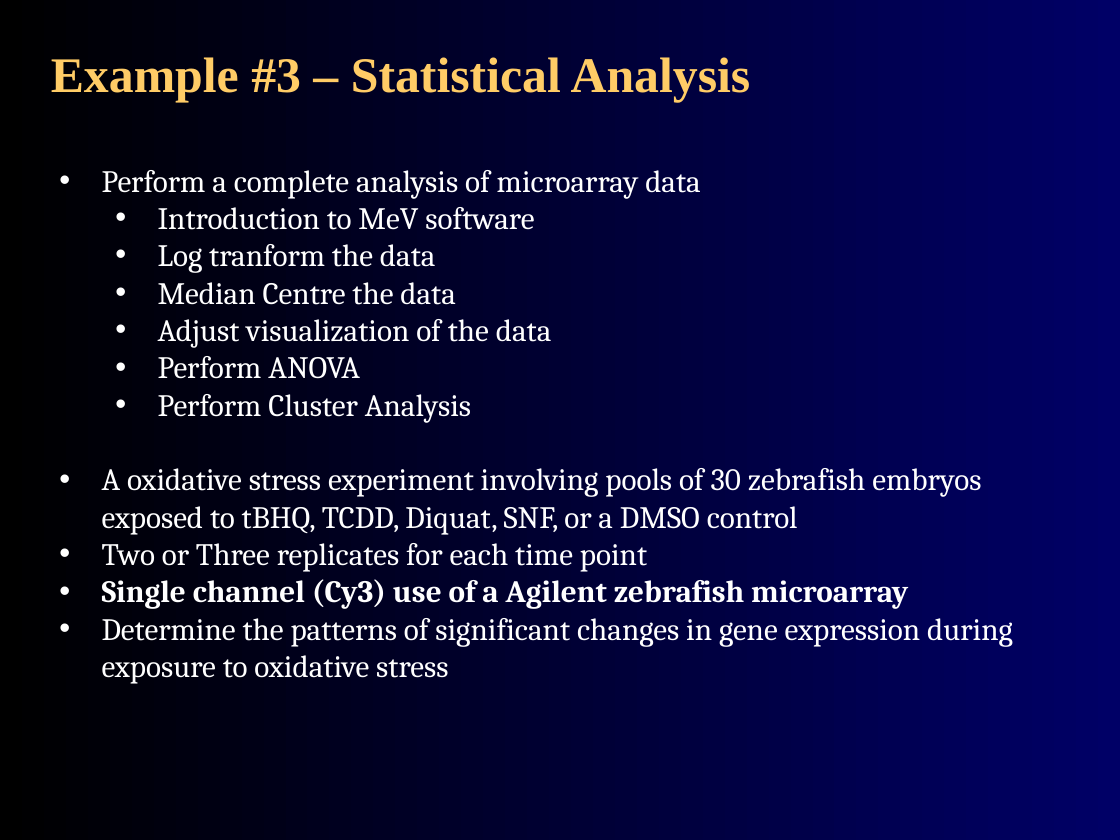
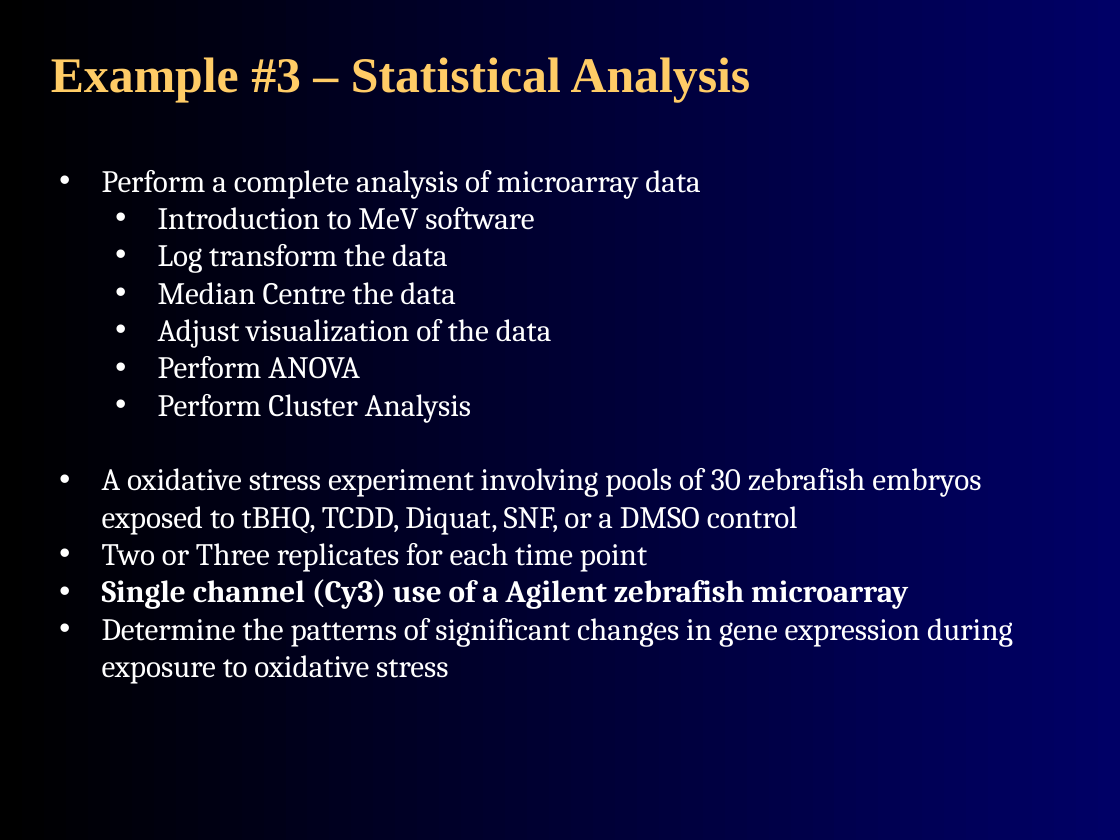
Before and after one commit to agmcarthur/Biochem-3BP3, a slide deck: slide 14 of Lab_8_Microarrays/Biochem 3BP3 Lab 8 Microarray.pptx. Drawn at 1120x840 pixels with LibreOffice and Linux fonts; fonts in the diff are those of the drawing. Boxes give left, top, right and bottom in pixels: in the first picture for what was removed or moved away, otherwise in the second. Text is boxed around its words. In the diff, an @@ line names an element or a change of style, - is before the commit and + after.

```diff
--- a/Lab_8_Microarrays/Biochem 3BP3 Lab 8 Microarray.pptx
+++ b/Lab_8_Microarrays/Biochem 3BP3 Lab 8 Microarray.pptx
@@ text at [158, 244, 448, 273]: text changed @@
-  • Log tranform the data
+  • Log transform the data
```
Also in this commit, not shown: 1 other file.
